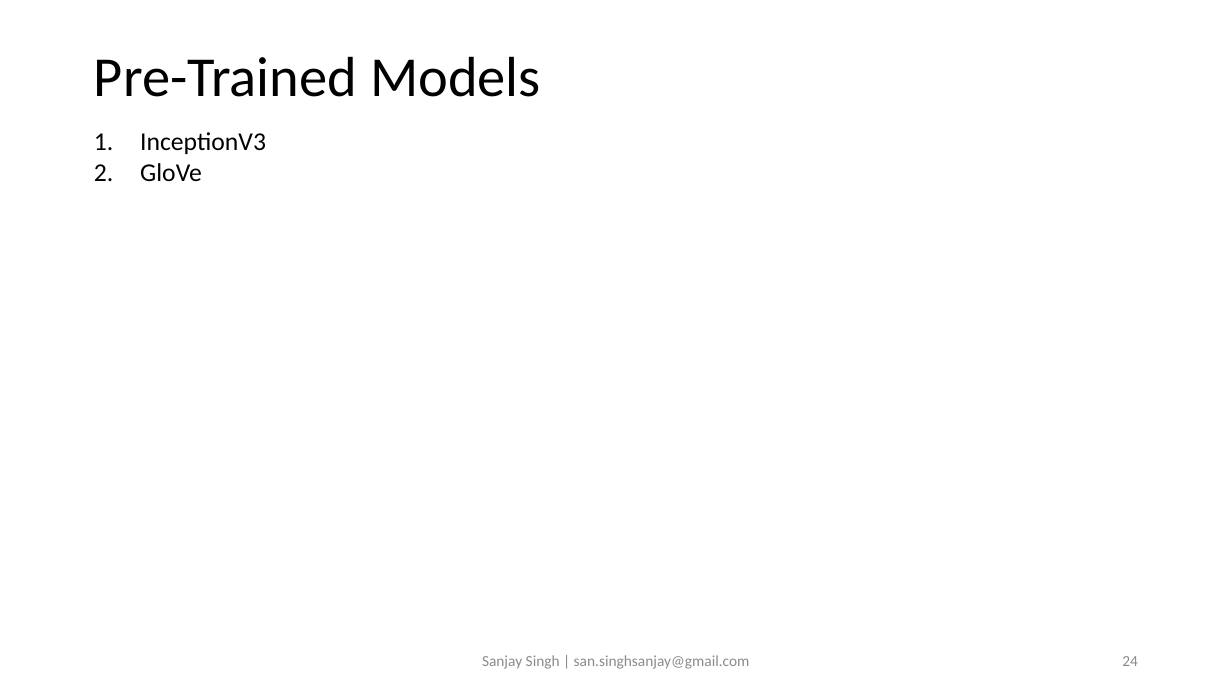
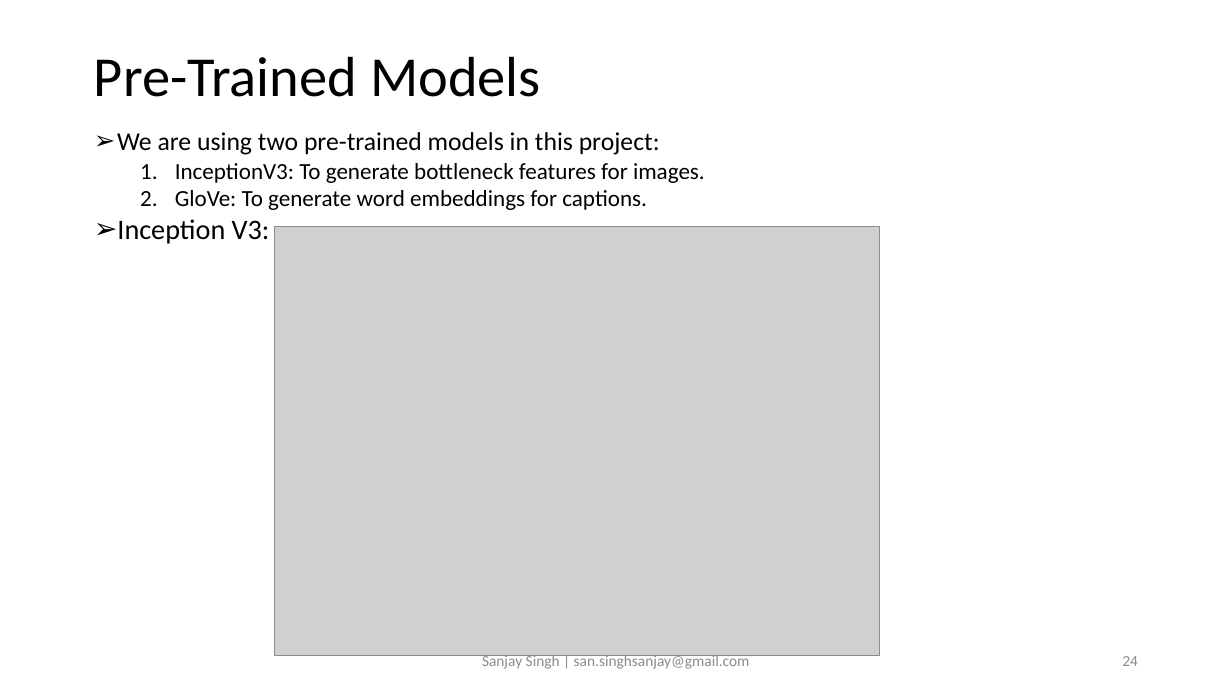
Before and after one commit to sansinghsanjay/Flickr8k_ImageCaptioning, a slide deck: slide 24 of readme.pptx. Drawn at 1232x693 pixels with LibreOffice and Linux fonts; fonts in the diff are those of the drawing; grey boxes stand for pictures. Boxes give left, top, right and bottom in pixels: in the first picture for what was removed or moved away, otherwise in the second. Text is boxed around its words. In the diff, an @@ line names an element or a change of style, - is before the commit and + after.

```diff
--- a/readme.pptx
+++ b/readme.pptx
@@ text at [117, 132, 705, 244]: text changed; size 20 to 18 pt @@
-1. InceptionV3
-2. GloVe
+➢ We are using two pre-trained models in this project:
+  1. InceptionV3: To generate bottleneck features for images.
+  2. GloVe: To generate word embeddings for captions.
+➢ Inception V3:
@@ picture added at [275, 226, 881, 656] @@
```
Also in this commit, not shown: 5 other slides changed, 4 slides added, 1 other file.
